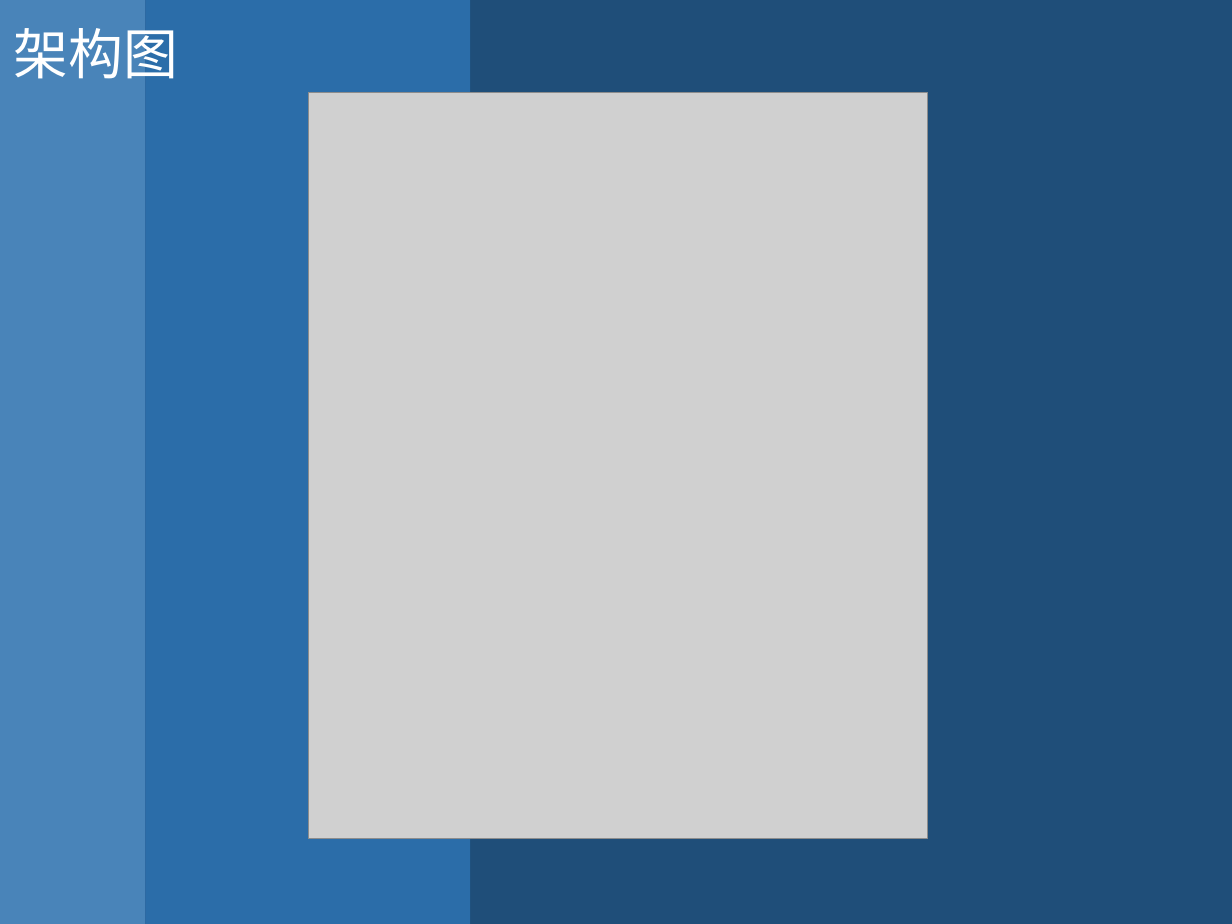
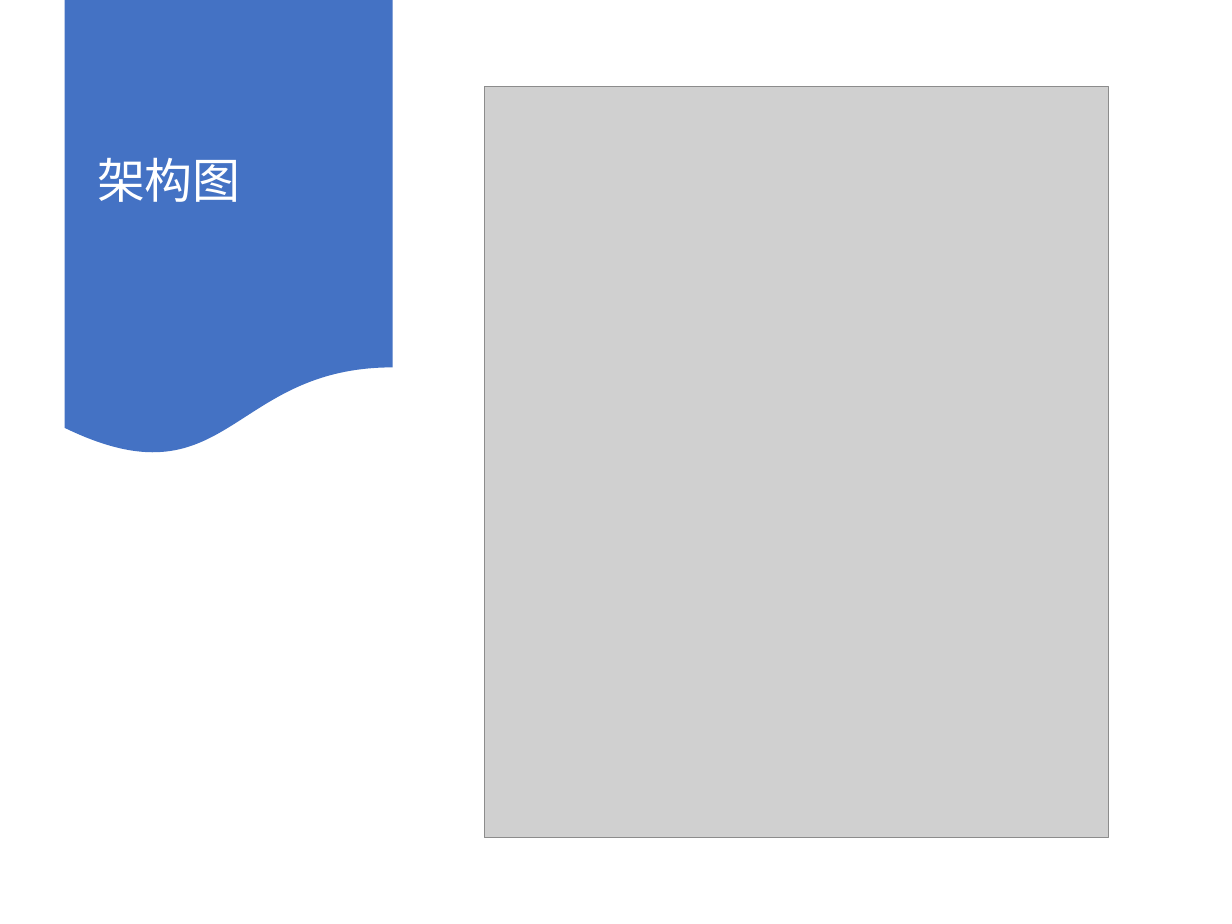
Before and after one commit to PatrickZad/AISRED, a slide deck: slide 14 of TEAM演示.pptx. Drawn at 1232x924 pixels with LibreOffice and Linux fonts; fonts in the diff are those of the drawing; grey boxes stand for pictures. Boxes give left, top, right and bottom in pixels: in the first picture for what was removed or moved away, otherwise in the second. Text is boxed around its words. In the diff, an @@ line names an element or a change of style, - is before the commit and + after.

```diff
--- a/TEAM演示.pptx
+++ b/TEAM演示.pptx
@@ background #1F4E79 to #FFFFFF @@
@@ rectangle removed at (0, 0, 145, 924) @@
@@ flow chart document added at (64, 0, 392, 458), fill #4472C4 @@
@@ text "架构图": place and size @@
-text "架构图" at (14, 28, 178, 79)
+text "架构图" at (97, 157, 241, 202)
@@ text "架构图" at (97, 157, 241, 202): size 32 to 28 pt; line spacing 1 to 0.9; more space between paragraphs; vertical alignment top to middle @@
@@ rectangle removed at (145, 0, 471, 924) @@
@@ picture: place and size @@
-picture at (308, 92, 928, 838)
+picture at (484, 86, 1108, 838)
```
Also in this commit, not shown: 8 other slides changed, 2 slides added, 2 slides removed.
